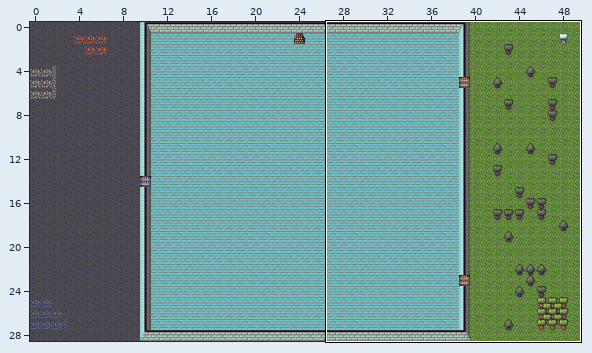
Two states of a Tiled map, Resources/maps/map.tmx. The picture above shows the old version from afar; the outline marks the close-up.
Close-up. The starting point:
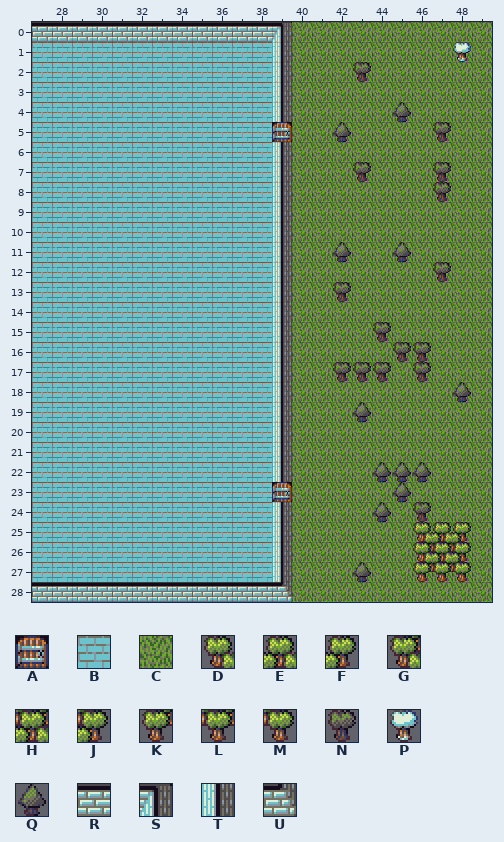
Cells are 32x32 px. Shown: x 27..49, y 0..28. The commit also changed other parts of the map, which this record leaves out.
Key: from "Door": A 0; from "Floor": B 85, C 155; from "Tree": D 36, E 37, F 38, G 48, H 49, J 50, K 60, L 61, M 62, N 75, P 111, Q 219; from "Wall": R 61, S 62, T 80, U 102.
_ is an empty cell, # one hidden under a higher layer.
Layer "base" before, first column x 27:
 0 RRRRRRRRRRRRSCCCCCCCCCC
 1 BBBBBBBBBBBBTCCCCCCCCCC
 2 BBBBBBBBBBBBTCCCCCCCCCC
 3 BBBBBBBBBBBBTCCCCCCCCCC
 4 BBBBBBBBBBBBTCCCCCCCCCC
 5 BBBBBBBBBBBBACCCCCCCCCC
 6 BBBBBBBBBBBBTCCCCCCCCCC
 7 BBBBBBBBBBBBTCCCCCCCCCC
 8 BBBBBBBBBBBBTCCCCCCCCCC
 9 BBBBBBBBBBBBTCCCCCCCCCC
10 BBBBBBBBBBBBTCCCCCCCCCC
11 BBBBBBBBBBBBTCCCCCCCCCC
12 BBBBBBBBBBBBTCCCCCCCCCC
13 BBBBBBBBBBBBTCCCCCCCCCC
14 BBBBBBBBBBBBTCCCCCCCCCC
15 BBBBBBBBBBBBTCCCCCCCCCC
16 BBBBBBBBBBBBTCCCCCCCCCC
17 BBBBBBBBBBBBTCCCCCCCCCC
18 BBBBBBBBBBBBTCCCCCCCCCC
19 BBBBBBBBBBBBTCCCCCCCCCC
20 BBBBBBBBBBBBTCCCCCCCCCC
21 BBBBBBBBBBBBTCCCCCCCCCC
22 BBBBBBBBBBBBTCCCCCCCCCC
23 BBBBBBBBBBBBACCCCCCCCCC
24 BBBBBBBBBBBBTCCCCCCCCCC
25 BBBBBBBBBBBBTCCCCCCCCCC
26 BBBBBBBBBBBBTCCCCCCC#CC
27 BBBBBBBBBBBBTCCCCCCCCCC
28 RRRRRRRRRRRRUCCCCCCCCCC
Layer "resources" before, first column x 27:
 0 _______________________
 1 _____________________P_
 2 ________________N______
 3 _______________________
 4 __________________Q____
 5 _______________Q____N__
 6 _______________________
 7 ________________N___N__
 8 ____________________N__
 9 _______________________
10 _______________________
11 _______________Q__Q____
12 ____________________N__
13 _______________N_______
14 _______________________
15 _________________N_____
16 __________________NN___
17 _______________NNN_N___
18 _____________________Q_
19 ________________Q______
20 _______________________
21 _______________________
22 _________________QQQ___
23 __________________Q____
24 _________________Q_N___
25 ___________________DEF_
26 ___________________GHJ_
27 ________________Q__KLM_
28 _______________________
Now the later version:
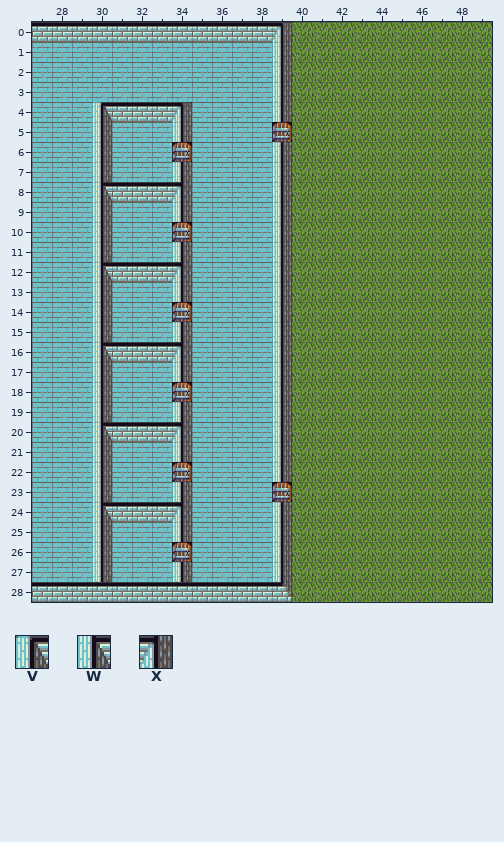
Further tiles: from "Wall": V 60, W 83, X 85.
What changed:
Changed rows in their new state; . is an unchanged cell.
Layer "base":
first column x 30:
 4 VRRRS
 5 T...T
 6 T...A
 7 T...T
 8 WRRRX
 9 T...T
10 T...A
11 T...T
12 WRRRX
13 T...T
14 T...A
15 T...T
16 WRRRX
17 T...T
18 T...A
19 T...T
20 WRRRX
21 T...T
22 T...A
23 T...T
24 WRRRX
25 T...T
26 T...A
27 T...T
Layer "resources" (now hidden):
first column x 42:
 1 ......_
 2 ._.....
 4 ..._...
 5 _...._.
 7 ._..._.
 8 ....._.
11 _.._...
12 ....._.
13 _......
15 .._....
16 ...__..
17 ___._..
18 ......_
19 ._.....
22 ..___..
23 ..._...
24 .._._..
25 ....___
26 ....___
27 ._..___
